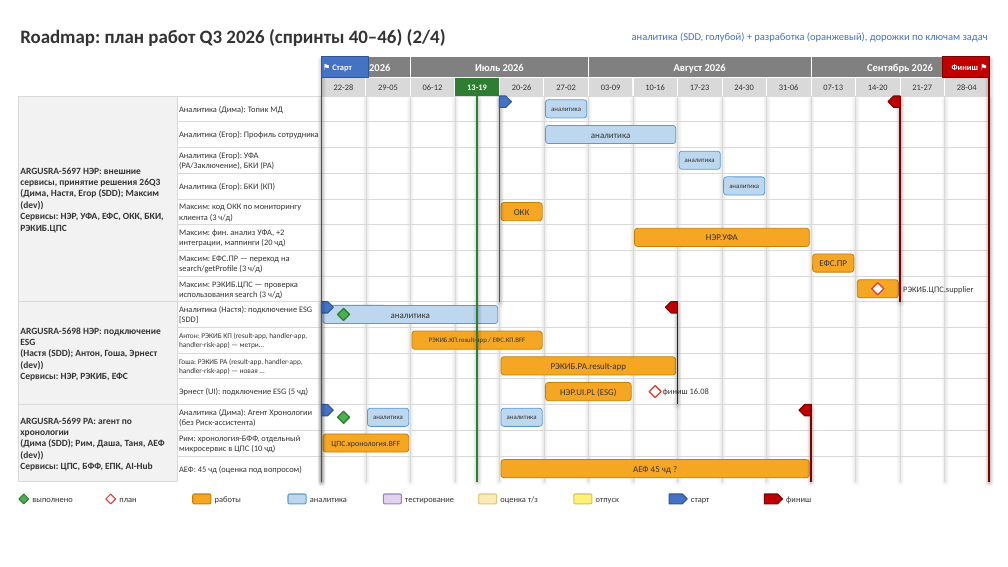
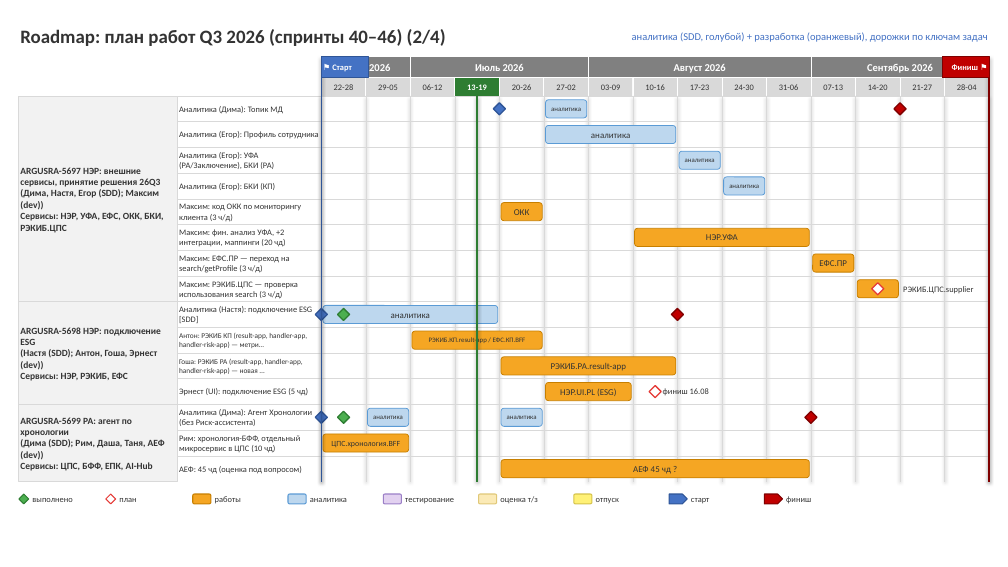
Before and after one commit to njreyesc/roadmap-builder, a slide deck: slide 2 of roadmap_2026Q3.pptx. Drawn at 1008x567 pixels with LibreOffice and Linux fonts; fonts in the diff are those of the drawing. Boxes give left, top, right and bottom in pixels: in the first picture for what was removed or moved away, otherwise in the second. Text is boxed around its words. In the diff, an @@ line names an element or a change of style, - is before the commit and + after.

```diff
--- a/roadmap_2026Q3.pptx
+++ b/roadmap_2026Q3.pptx
@@ diamond added at [494, 103, 506, 115], fill #4472C4, outline #2F5597 1.25 pt @@
@@ line removed from (500, 96) to (500, 302) @@
@@ pentagon arrow removed at [500, 96, 512, 107] @@
@@ pentagon arrow removed at [889, 96, 901, 107] @@
@@ diamond added at [895, 103, 907, 115], fill #C00000, outline #7F0000 1.25 pt @@
@@ line removed from (901, 96) to (901, 302) @@
@@ diamond added at [315, 309, 327, 321], fill #4472C4, outline #2F5597 1.25 pt @@
@@ line removed from (321, 302) to (321, 405) @@
@@ pentagon arrow removed at [321, 302, 333, 313] @@
@@ pentagon arrow removed at [665, 302, 678, 313] @@
@@ diamond added at [671, 309, 684, 321], fill #C00000, outline #7F0000 1.25 pt @@
@@ line removed from (678, 302) to (678, 405) @@
@@ diamond added at [315, 411, 327, 423], fill #4472C4, outline #2F5597 1.25 pt @@
@@ line removed from (321, 405) to (321, 482) @@
@@ pentagon arrow removed at [321, 405, 333, 416] @@
@@ pentagon arrow removed at [799, 405, 811, 416] @@
@@ diamond added at [805, 411, 817, 423], fill #C00000, outline #7F0000 1.25 pt @@
@@ line removed from (811, 405) to (811, 482) @@
```
Also in this commit, not shown: 3 other slides changed, 9 other files.
